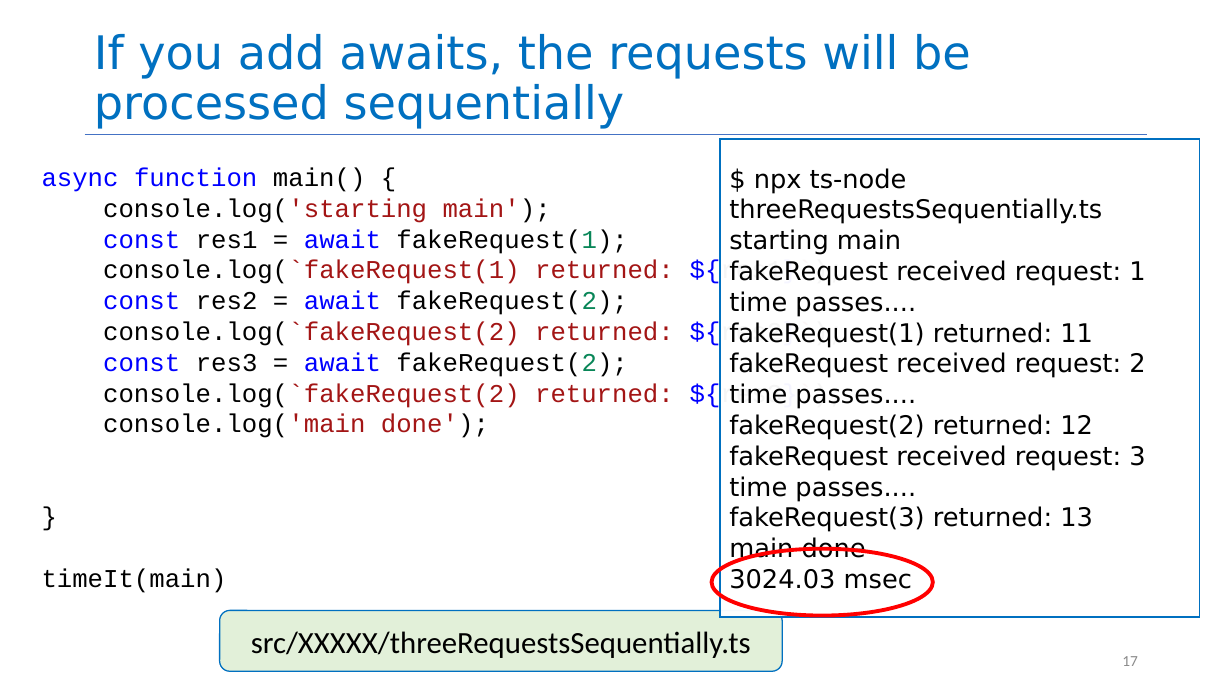
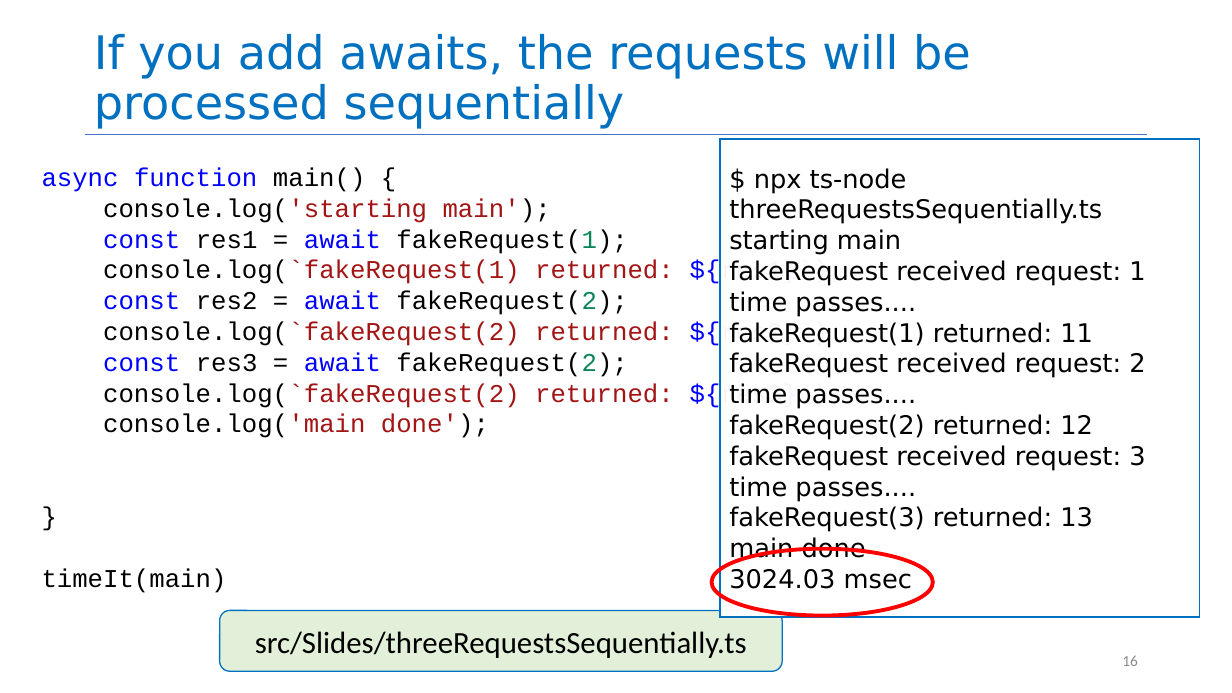
Before and after one commit to yashburshe/CS4530-Fall-2025, a slide deck: slide 16 of Slides/Module 06 Concurrency Patterns in Typescript.pptx (slide 17 before the commit). Drawn at 1232x693 pixels with LibreOffice and Linux fonts; fonts in the diff are those of the drawing. Boxes give left, top, right and bottom in pixels: in the first picture for what was removed or moved away, otherwise in the second. Text is boxed around its words. In the diff, an @@ line names an element or a change of style, - is before the commit and + after.

```diff
--- a/Slides/Module 06 Concurrency Patterns in Typescript.pptx
+++ b/Slides/Module 06 Concurrency Patterns in Typescript.pptx
@@ text in rounded rectangle at [255, 631, 747, 658]: text changed @@
-src/XXXXX/threeRequestsSequentially.ts
+src/Slides/threeRequestsSequentially.ts
@@ page number at [1122, 655, 1138, 666]: text changed @@
-17
+16
```
Also in this commit, not shown: 11 other slides changed, 1 slide removed, 6 other files.
